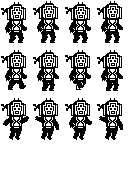
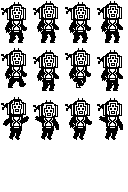
Before/after of a 128px x 192px layered artwork. What changed in the layer stack:
painted on "Layer 7" over left=1, top=48, right=91, bottom=118
